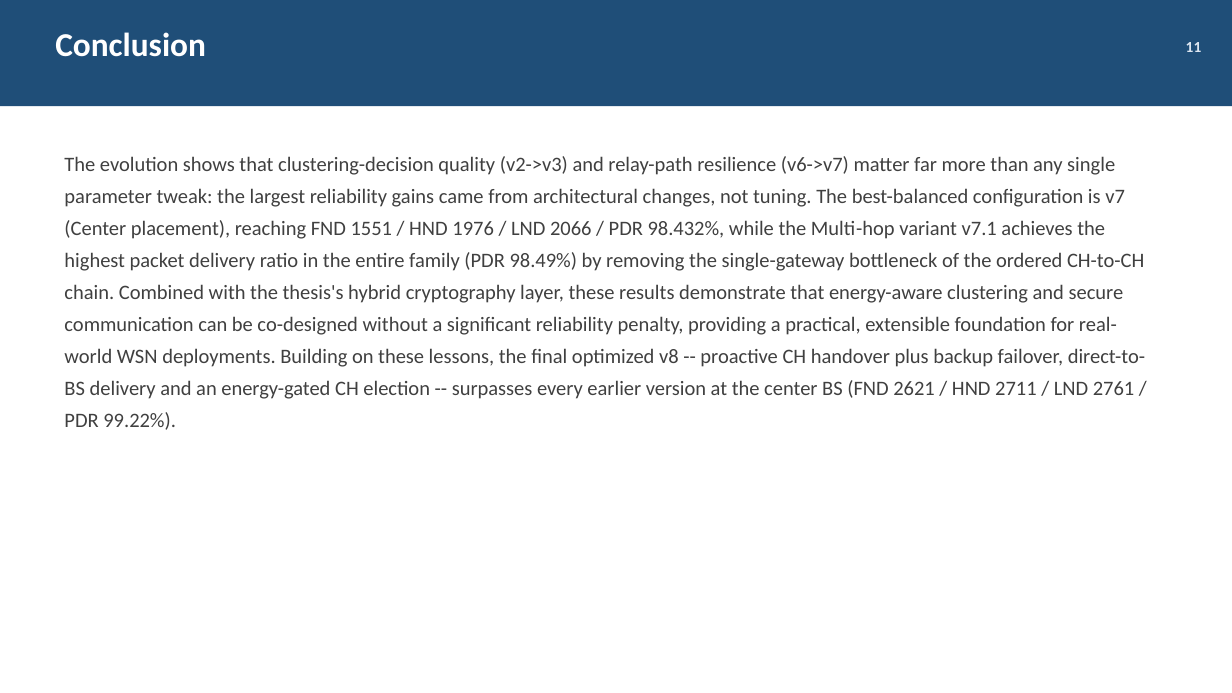
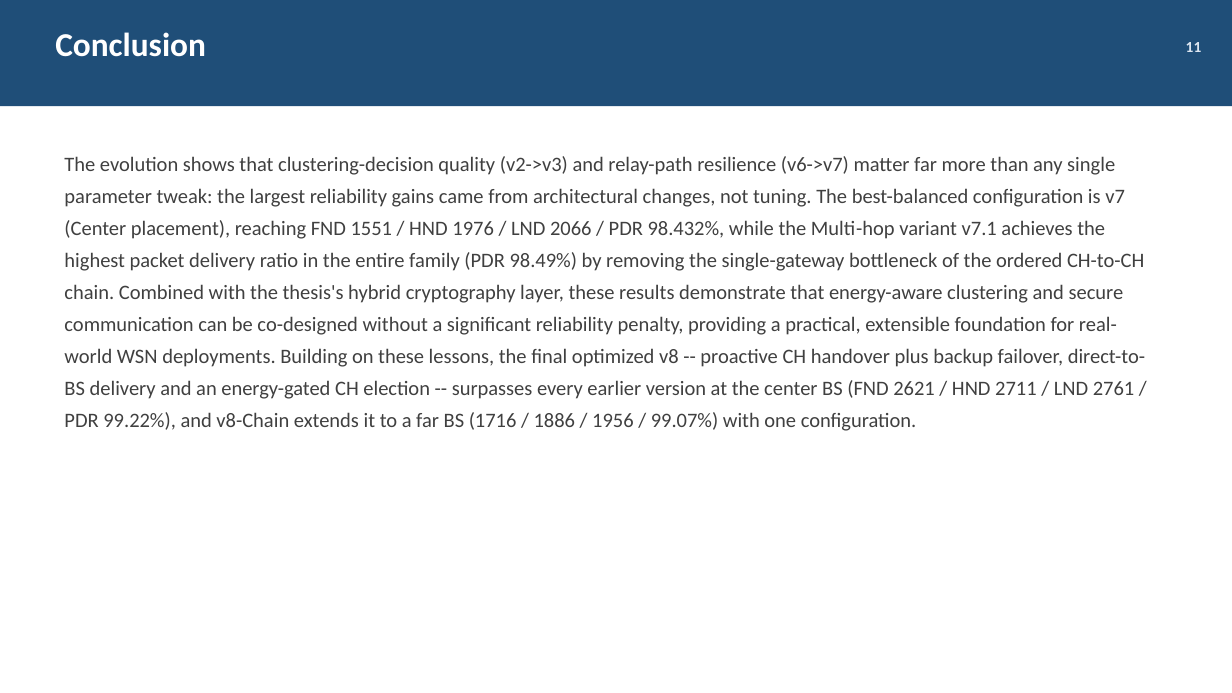
Before and after one commit to RahmaOshba/Routing-Protocols, a slide deck: slide 94 of thesis-v8/Thesis_Presentation_v8.pptx (slide 91 before the commit). Drawn at 1232x693 pixels with LibreOffice and Linux fonts; fonts in the diff are those of the drawing. Boxes give left, top, right and bottom in pixels: in the first picture for what was removed or moved away, otherwise in the second. Text is boxed around its words. In the diff, an @@ line names an element or a change of style, - is before the commit and + after.

```diff
--- a/thesis-v8/Thesis_Presentation_v8.pptx
+++ b/thesis-v8/Thesis_Presentation_v8.pptx
@@ text at (x1=64, y1=156, x2=1145, y2=431): text changed @@
-The evolution shows that clustering-decision quality (v2->v3) and relay-path resilience (v6->v7) matter far more than any single parameter tweak: the largest reliability gains came from architectural changes, not tuning. The best-balanced configuration is v7 (Center placement), reaching FND 1551 / HND 1976 / LND 2066 / PDR 98.432%, while the Multi-hop variant v7.1 achieves the highest packet delivery ratio in the entire family (PDR 98.49%) by removing the single-gateway bottleneck of the ordered CH-to-CH chain. Combined with the thesis's hybrid cryptography layer, these results demonstrate that energy-aware clustering and secure communication can be co-designed without a significant reliability penalty, providing a practical, extensible foundation for real-world WSN deployments. Building on these lessons, the final optimized v8 -- proactive CH handover plus backup failover, direct-to-BS delivery and an energy-gated CH election -- surpasses every earlier version at the center BS (FND 2621 / HND 2711 / LND 2761 / PDR 99.22%).
+The evolution shows that clustering-decision quality (v2->v3) and relay-path resilience (v6->v7) matter far more than any single parameter tweak: the largest reliability gains came from architectural changes, not tuning. The best-balanced configuration is v7 (Center placement), reaching FND 1551 / HND 1976 / LND 2066 / PDR 98.432%, while the Multi-hop variant v7.1 achieves the highest packet delivery ratio in the entire family (PDR 98.49%) by removing the single-gateway bottleneck of the ordered CH-to-CH chain. Combined with the thesis's hybrid cryptography layer, these results demonstrate that energy-aware clustering and secure communication can be co-designed without a significant reliability penalty, providing a practical, extensible foundation for real-world WSN deployments. Building on these lessons, the final optimized v8 -- proactive CH handover plus backup failover, direct-to-BS delivery and an energy-gated CH election -- surpasses every earlier version at the center BS (FND 2621 / HND 2711 / LND 2761 / PDR 99.22%), and v8-Chain extends it to a far BS (1716 / 1886 / 1956 / 99.07%) with one configuration.
```
Also in this commit, not shown: 3 other slides changed, 3 slides added, 4 other files.
